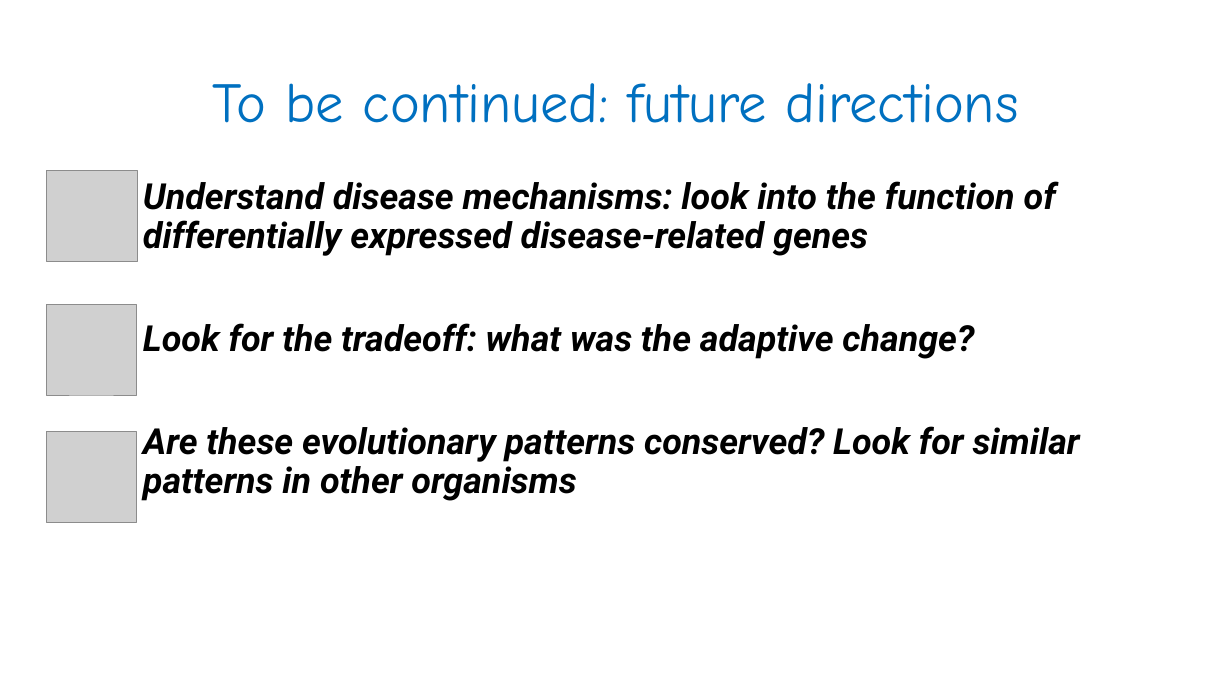
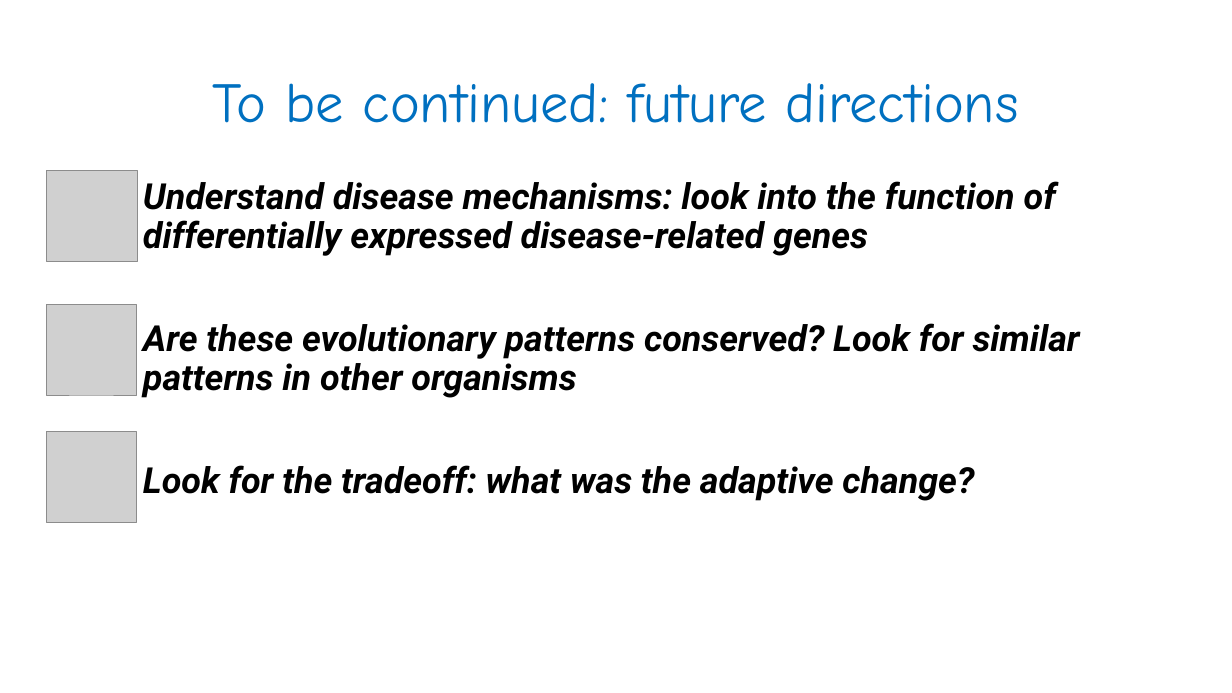
Before and after one commit to GilSasson1/DS_Project_WIS, a slide deck: slide 19 of presentation_git_backup.pptx. Drawn at 1232x693 pixels with LibreOffice and Linux fonts; fonts in the diff are those of the drawing; grey boxes stand for pictures. Boxes give left, top, right and bottom in pixels: in the first picture for what was removed or moved away, otherwise in the second. Text is boxed around its words. In the diff, an @@ line names an element or a change of style, - is before the commit and + after.

```diff
--- a/presentation_git_backup.pptx
+++ b/presentation_git_backup.pptx
@@ text at (x1=143, y1=323, x2=1080, y2=398): paragraph added @@
+• Are these evolutionary patterns conserved? Look for similar patterns in other organisms
@@ text at (x1=143, y1=426, x2=1080, y2=501): paragraph removed @@
-• Are these evolutionary patterns conserved? Look for similar patterns in other organisms
```
Also in this commit, not shown: 2 other slides changed, 1 other file.
